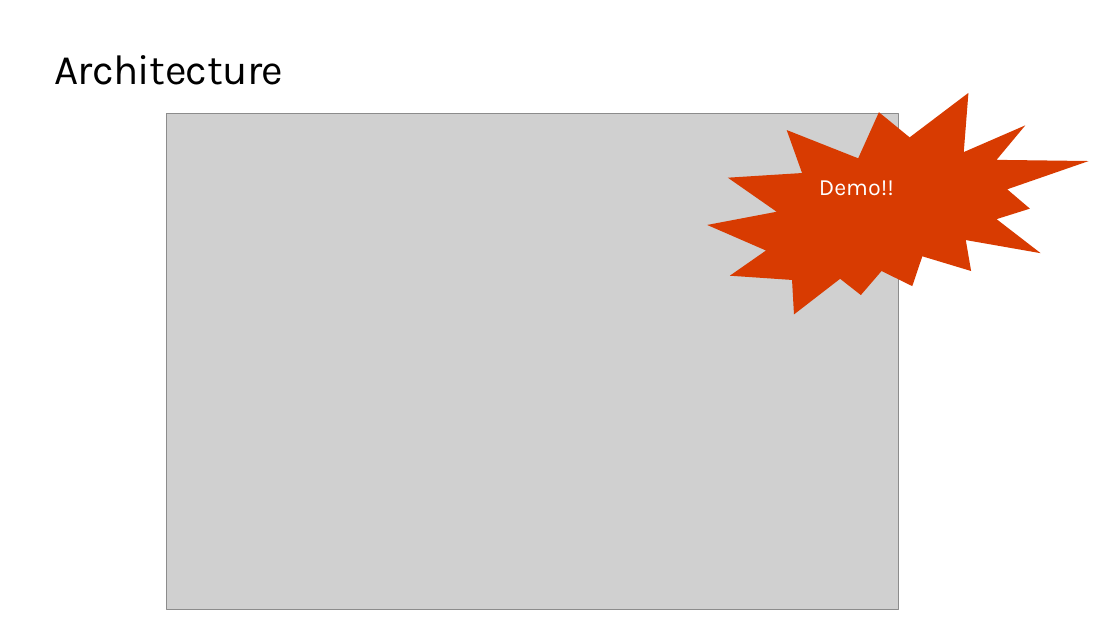
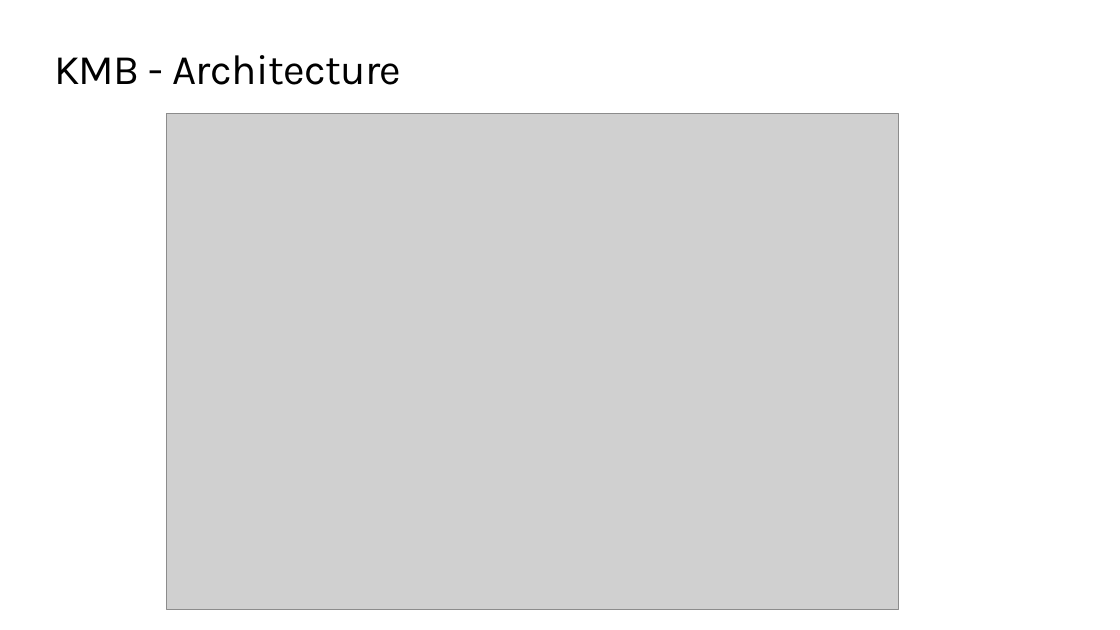
Before and after one commit to QuirkyDataScientist1978/Build-a-knowledge-mining-solution-using-Azure-AI, a slide deck: slide 10 of resources/slides/Opening.pptx (slide 9 before the commit). Drawn at 1120x630 pixels with LibreOffice and Linux fonts; fonts in the diff are those of the drawing; grey boxes stand for pictures; background and template pictures are left out. Boxes give left, top, right and bottom in pixels: in the first picture for what was removed or moved away, otherwise in the second. Text is boxed around its words. In the diff, an @@ line names an element or a change of style, - is before the commit and + after.

```diff
--- a/resources/slides/Opening.pptx
+++ b/resources/slides/Opening.pptx
@@ title at (54,55,401,85): text changed @@
-Architecture
+KMB - Architecture
@@ irregular seal removed at (707,93,1089,315) @@
-Demo!!
```
Also in this commit, not shown: 14 other slides changed, 3 slides added, 1 slide removed.
